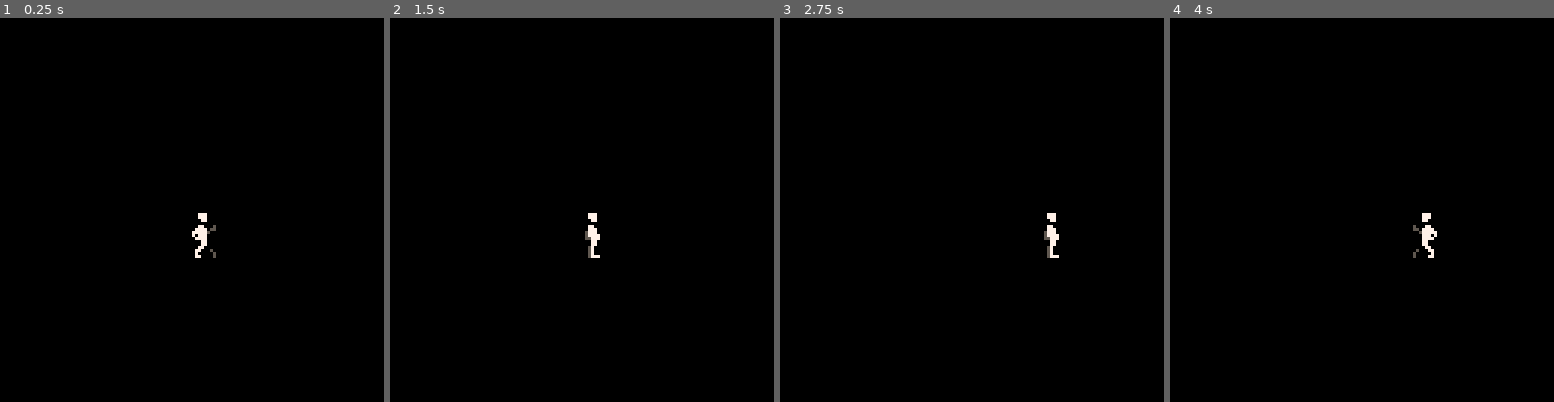
Above: before the commit, frames 1-4 (left to right).
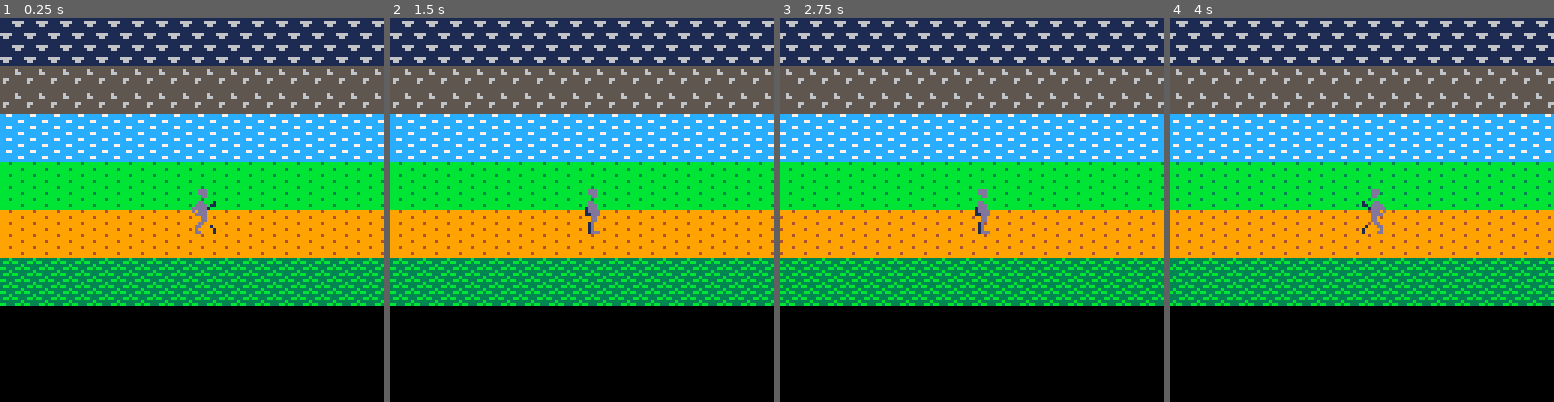
Above: after the commit, the same moments.

Repository: SestrenExsis/Lakeside
Game: PICO-8 cartridge lakeside.p8
Two runs of this game, one before a commit and one after it. Both use one fixed random seed, a clock stepped at 60 frames per second and the inputs below.
Inputs:
- Up to frame 1 (0.25 s): no input
- Up to frame 2 (1.5 s): no input
- Up to frame 3 (2.75 s): hold Right 1.6-2.1 s; hold Right from 2.47 s (still down)
- Up to frame 4 (4 s): release Right at 3.03 s; hold Left 3.08-3.58 s

The runs differ from the first frame. In frame 1, 75% of the frame differs, in the area x 0-100%, y 0-75%; in frame 2, 75%; in frame 3, 75%; in frame 4, 75%.

Commit message:
Draw background

Diff:
--- a/lakeside.p8
+++ b/lakeside.p8
@@ -36,12 +36,12 @@
 function person:draw()
 	local fx=self.f==4
 	spr(
-		self.an,self.x,self.y,1,2,fx
+		self.an,64,self.y,1,2,fx
 		)
 end
 
 function _init()
-	_p=person:new(64,64)
+	_p=person:new(64,56)
 end
 
 function _update()
@@ -57,7 +57,14 @@
 
 function _draw()
 	cls()
+	local sx=-(_p.x%128)
+	map(0,0,sx/16,0,32,2)
+	map(0,2,sx/8,16,32,2)
+	map(0,4,sx/4,32,32,2)
+	map(0,6,sx/2,48,32,2)
+	map(0,8,sx,64,32,2)
 	_p:draw()
+	map(0,10,1.25*sx,80,96,2)
 end
 
 
@@ -76,3 +83,40 @@
 
 
 
+…(24 lines of a section not shown)…
+__map__
+4545454545454545454545454545454545454545454545454545454545454545454545454545454545454545454545450000000000000000000000000000000000000000000000000000000000000000000000000000000000000000000000000000000000000000000000000000000000000000000000000000000000000000
+4545454545454545454545454545454545454545454545454545454545454545454545454545454545454545454545450000000000000000000000000000000000000000000000000000000000000000000000000000000000000000000000000000000000000000000000000000000000000000000000000000000000000000
+4444444444444444444444444444444444444444444444444444444444444444444444444444444444444444444444440000000000000000000000000000000000000000000000000000000000000000000000000000000000000000000000000000000000000000000000000000000000000000000000000000000000000000
+4444444444444444444444444444444444444444444444444444444444444444444444444444444444444444444444440000000000000000000000000000000000000000000000000000000000000000000000000000000000000000000000000000000000000000000000000000000000000000000000000000000000000000
+4343434343434343434343434343434343434343434343434343434343434343434343434343434343434343434343430000000000000000000000000000000000000000000000000000000000000000000000000000000000000000000000000000000000000000000000000000000000000000000000000000000000000000
+4343434343434343434343434343434343434343434343434343434343434343434343434343434343434343434343430000000000000000000000000000000000000000000000000000000000000000000000000000000000000000000000000000000000000000000000000000000000000000000000000000000000000000
+4242424242424242424242424242424242424242424242424242424242424242424242424242424242424242424242420000000000000000000000000000000000000000000000000000000000000000000000000000000000000000000000000000000000000000000000000000000000000000000000000000000000000000
+4242424242424242424242424242424242424242424242424242424242424242424242424242424242424242424242420000000000000000000000000000000000000000000000000000000000000000000000000000000000000000000000000000000000000000000000000000000000000000000000000000000000000000
+4141414141414141414141414141414141414141414141414141414141414141414141414141414141414141414141410000000000000000000000000000000000000000000000000000000000000000000000000000000000000000000000000000000000000000000000000000000000000000000000000000000000000000
+4141414141414141414141414141414141414141414141414141414141414141414141414141414141414141414141410000000000000000000000000000000000000000000000000000000000000000000000000000000000000000000000000000000000000000000000000000000000000000000000000000000000000000
+4040404040404040404040404040404040404040404040404040404040404040404040404040404040404040404040400000000000000000000000000000000000000000000000000000000000000000000000000000000000000000000000000000000000000000000000000000000000000000000000000000000000000000
+4040404040404040404040404040404040404040404040404040404040404040404040404040404040404040404040400000000000000000000000000000000000000000000000000000000000000000000000000000000000000000000000000000000000000000000000000000000000000000000000000000000000000000
Not shown, changed: 38 lines of the sprite sheet (__gfx__) section of lakeside.p8
